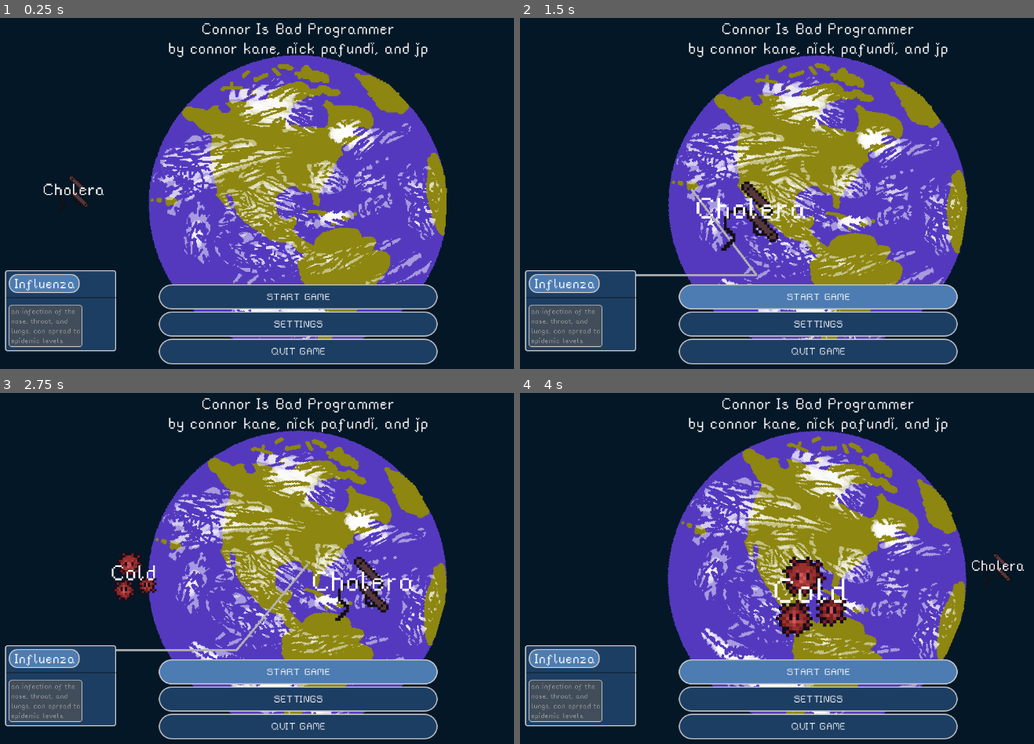
Above: before the commit, frames 1-4 (two rows, left to right).
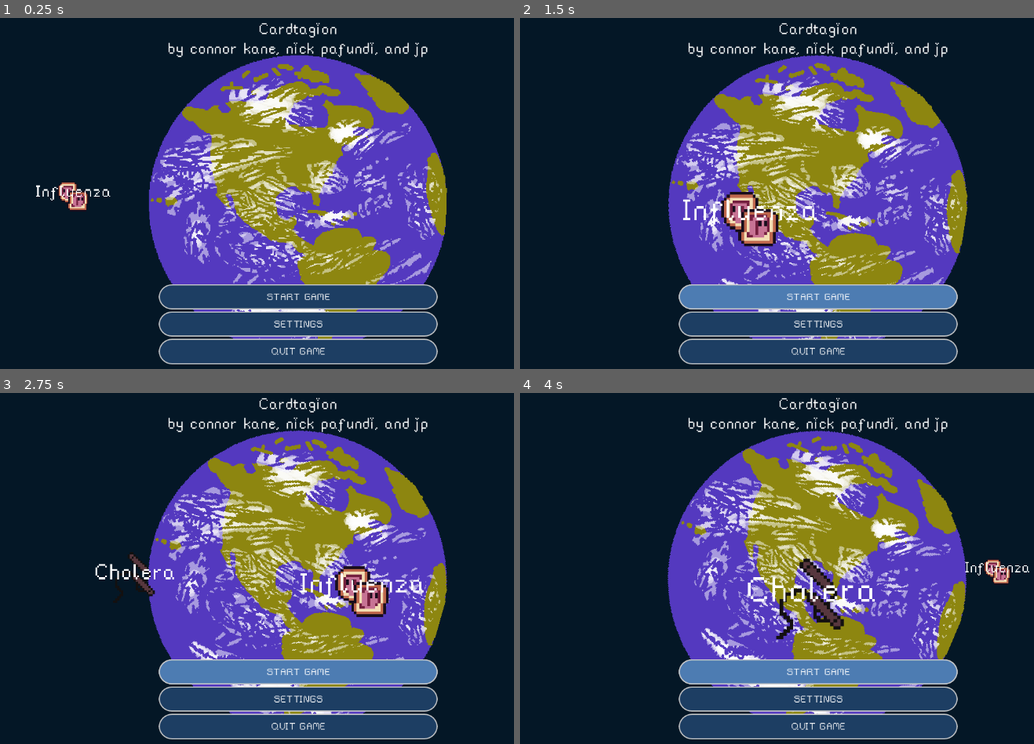
Above: after the commit, the same moments.

Repository: JPGFG/ld24
Game: Godot game, scene res://ui/start_menu.tscn
Same seed, same stepped clock (60 frames per second), same inputs: the game is played once before the commit and once after it. This scene is started directly instead of the project's main scene.
Inputs (mouse positions are in pixels of both pictures, inside the frame that each line leads up to):
- Up to frame 1 (0.25 s): no input
- Up to frame 2 (1.5 s): click "START GAME" at 0.5 s; click "START GAME" at 1.25 s
- Up to frame 3 (2.75 s): click "START GAME" at 2 s
- Up to frame 4 (4 s): move the mouse to (956, 550) at 2.77 s; click (956, 550) at 2.92 s; move the mouse to (694, 586) at 3.52 s; click (694, 586) at 3.67 s

The runs differ from the first frame. In frame 1, 6.3% of the frame differs, in the area x 0-82%, y 1-96%; in frame 2, 8.0%; in frame 3, 8.4%, in the area x 0-83%, y 1-96%; in frame 4, 8.3%.

Commit message:
beauty

Diff:
--- a/ui/start_menu.gd
+++ b/ui/start_menu.gd
@@ -4,6 +4,7 @@
 @export var animation_player: AnimationPlayer
 var germ_orbital_array : Array[GermOrbital]
 @onready var flu_line : Line2D = $"FluLine"
+@onready var flu_card : PanelContainer = $"InfluenzaBox"
 var flu_endpoint
 
 func _ready():
@@ -11,17 +12,24 @@
 		if child is GermOrbital:
 			germ_orbital_array.push_back(child)
 
-	flu_endpoint = flu_line.points[flu_line.points.size() - 1]
+	# scope creep flu_endpoint = flu_line.points[flu_line.points.size() - 1]
 
 	for orbital in germ_orbital_array:
 		orbital.animation_player.play("orbit")
 		await get_tree().create_timer(2).timeout
 
 
+
+#scope creep below
 func _physics_process(delta):
-	var orbital_pos = germ_orbital_array[0].texture_rect.get_child(0).global_position.x
-	if (( orbital_pos > 200 and orbital_pos < 700) and germ_orbital_array[0].texture_rect.z_index > 0):
-		flu_line.visible = true
-		flu_line.points[flu_line.points.size() - 1] = germ_orbital_array[0].texture_rect.get_child(0).global_position
-	else:
-		flu_line.visible = false
+	#var orbital_pos = germ_orbital_array[0].texture_rect.get_child(0).global_position.x
+	#if (( orbital_pos > 150 and orbital_pos < 800) and germ_orbital_array[0].texture_rect.z_index > 0):
+		#flu_card.visible = true
+	#else:
+		#flu_card.visible = false
+	#if (( orbital_pos > 200 and orbital_pos < 700) and germ_orbital_array[0].texture_rect.z_index > 0):
+		#flu_line.visible = true
+		#flu_line.points[flu_line.points.size() - 1] = germ_orbital_array[0].texture_rect.get_child(0).global_position
+	#else:
+		#flu_line.visible = false
+	pass
--- a/ui/start_menu.tscn
+++ b/ui/start_menu.tscn
@@ -94,6 +94,11 @@
 grow_vertical = 2
 color = Color(0.015, 0.08925, 0.15, 1)
 
+[node name="OrbitalCenterpoint3" parent="." instance=ExtResource("6_ht7yc")]
+position = Vector2(578, 320)
+labelText = "Influenza"
+texture = ExtResource("9_hvsro")
+
 [node name="OrbitalCenterpoint" parent="." instance=ExtResource("6_ht7yc")]
 position = Vector2(578, 317)
 labelText = "Cholera"
@@ -103,11 +108,6 @@
 position = Vector2(577, 319)
 labelText = "Cold"
 texture = ExtResource("8_eiesc")
-
-[node name="OrbitalCenterpoint3" parent="." instance=ExtResource("6_ht7yc")]
-position = Vector2(578, 320)
-labelText = "Influenza"
-texture = ExtResource("9_hvsro")
 
 [node name="OrbitalCenterpoint4" parent="." instance=ExtResource("6_ht7yc")]
 position = Vector2(577, 321)
@@ -151,7 +151,7 @@
 layout_mode = 2
 size_flags_horizontal = 4
 size_flags_vertical = 0
-text = "Connor Is Bad Programmer
+text = "Cardtagion
 by connor kane, nick pafundi, and jp"
 label_settings = SubResource("LabelSettings_iiylu")
 horizontal_alignment = 1
@@ -246,6 +246,7 @@
 }
 
 [node name="FluLine" type="Line2D" parent="."]
+visible = false
 points = PackedVector2Array(241, 474, 463, 474, 498, 390)
 width = 4.0
 default_color = Color(0.7, 0.7, 0.7, 1)
@@ -253,6 +254,7 @@
 antialiased = true
 
 [node name="InfluenzaBox" type="PanelContainer" parent="."]
+visible = false
 layout_mode = 0
 offset_left = 38.0
 offset_top = 465.0
